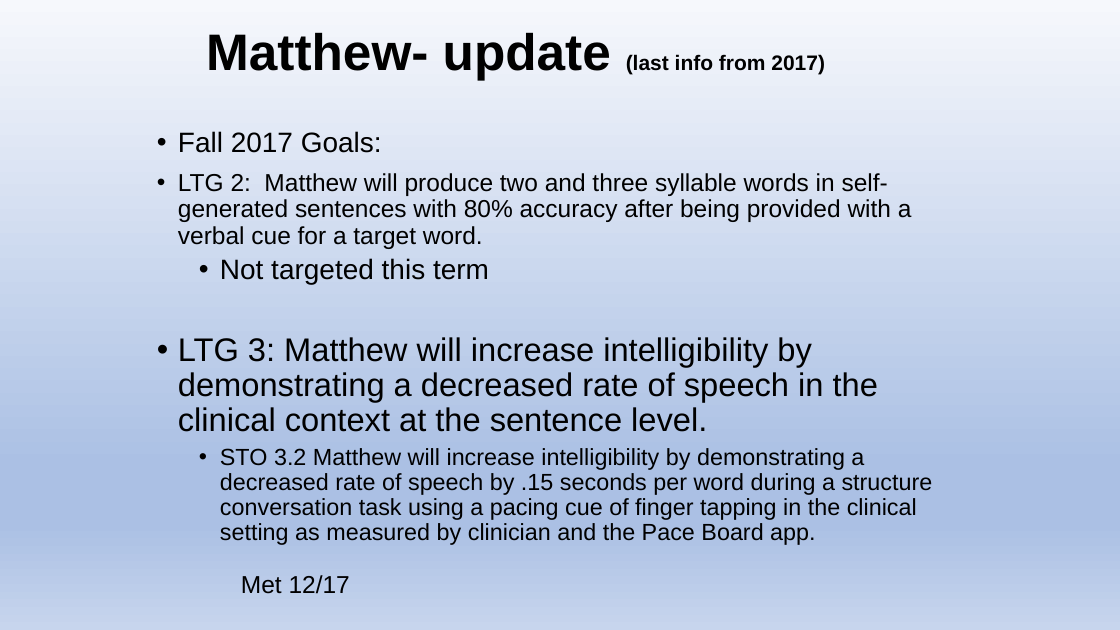
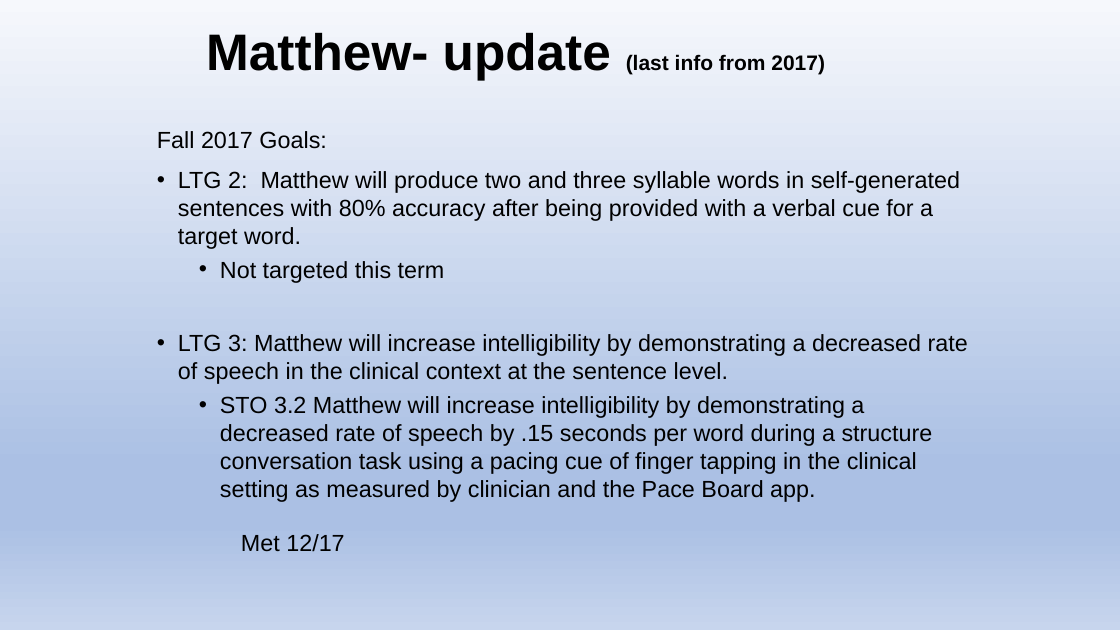
Before and after one commit to Jim-Wright90/cds431_sp22, a slide deck: slide 6 of slides/cds431_week10.pptx. Drawn at 1120x630 pixels with LibreOffice and Linux fonts; fonts in the diff are those of the drawing. Boxes give left, top, right and bottom in pixels: in the first picture for what was removed or moved away, otherwise in the second. Text is boxed around its words. In the diff, an @@ line names an element or a change of style, - is before the commit and + after.

```diff
--- a/slides/cds431_week10.pptx
+++ b/slides/cds431_week10.pptx
@@ text "Fall 2017 Goals:" at box(157, 131, 968, 552): size 24 to 20 pt in "Fall 2017 Goals:", "Not targeted this term"; size 21 to 20 pt in "LTG 2: Matthew will produce two and ...", "Met 12/17"; size 28 to 20 pt in "LTG 3: Matthew will increase intelligibility by ..."; bullet • to none; line spacing 1.4 to 1.5; line spacing 0.9 to 1 @@
```
Also in this commit, not shown: 5 other slides changed, 11 slides removed, 2 other files.
